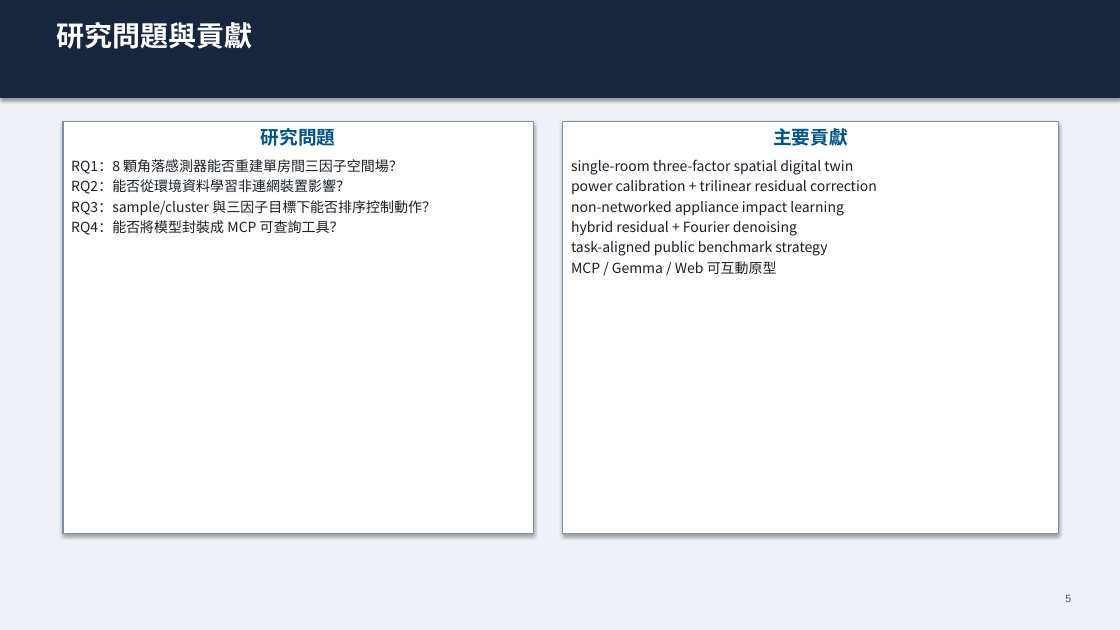
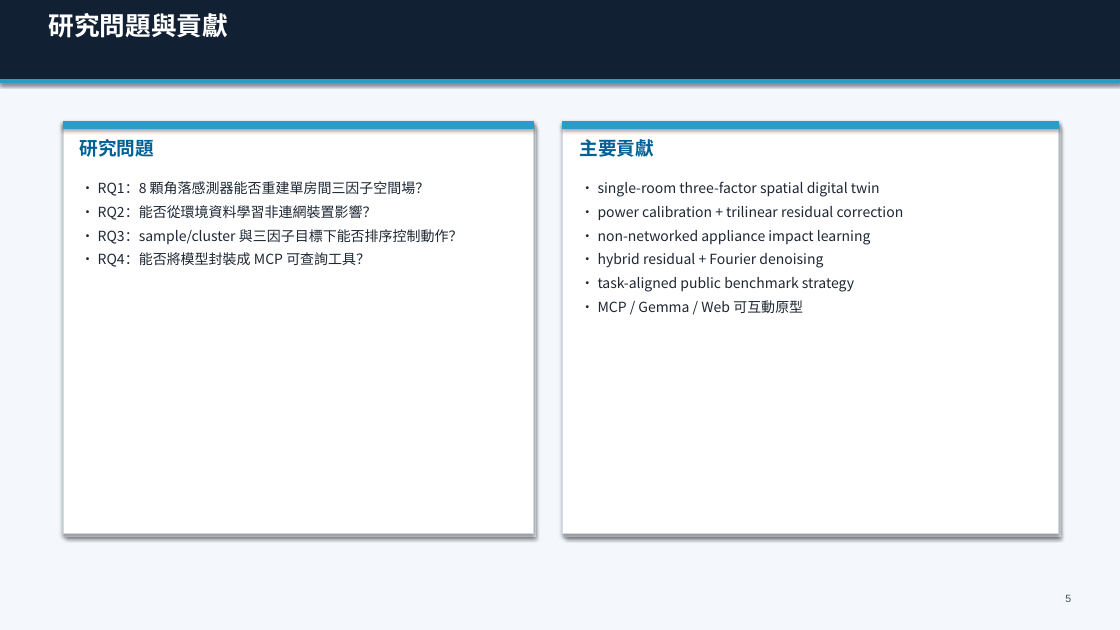
Before and after one commit to Yunitrish006006/A-Spatial-Digital-Twin-Prototype-for-Indoor-Spaces-with-Environmental-Factors, a slide deck: slide 5 of docs/papers/thesis/thesis_presentation_zh_30min.pptx. Drawn at 1120x630 pixels with LibreOffice and Linux fonts; fonts in the diff are those of the drawing. Boxes give left, top, right and bottom in pixels: in the first picture for what was removed or moved away, otherwise in the second. Text is boxed around its words. In the diff, an @@ line names an element or a change of style, - is before the commit and + after.

```diff
--- a/docs/papers/thesis/thesis_presentation_zh_30min.pptx
+++ b/docs/papers/thesis/thesis_presentation_zh_30min.pptx
@@ background #EEF2F7 to #F4F7FB @@
@@ rectangle: place and size @@
-rectangle at box(0, 0, 1120, 97)
+rectangle at box(0, 0, 1120, 82)
@@ rectangle at box(0, 0, 1120, 82): fill #17253D to #122033; outline #17253D 0.75 pt to #122033 0.75 pt @@
@@ text "研究問題與貢獻" at box(49, 13, 228, 38): size 24 to 22 pt @@
@@ rectangle added at box(0, 80, 1120, 82), fill #2D9BC8, outline #2D9BC8 0.75 pt @@
@@ rectangle added at box(63, 122, 534, 534), fill #FFFFFF, outline #D1DBE7 0.8 pt @@
@@ rectangle added at box(63, 122, 534, 129), fill #2D9BC8, outline #2D9BC8 0.75 pt @@
@@ rectangle added at box(66, 125, 536, 537), fill #E2E8F0, outline #E2E8F0 0.75 pt @@
@@ text added at box(80, 139, 154, 157), 16 pt, text #006194, bold @@
+研究問題
@@ rectangle added at box(563, 122, 1059, 534), fill #FFFFFF, outline #D1DBE7 0.8 pt @@
@@ rectangle added at box(563, 122, 1059, 129), fill #2D9BC8, outline #2D9BC8 0.75 pt @@
@@ rectangle added at box(565, 125, 1061, 537), fill #E2E8F0, outline #E2E8F0 0.75 pt @@
@@ text added at box(580, 139, 654, 157), 16 pt, text #006194, bold @@
+主要貢獻
@@ text "• RQ1：8 顆角落感測器能否重建單房間三因子空間場？": place and size @@
-text "• RQ1：8 顆角落感測器能否重建單房間三因子空間場？" at box(63, 122, 534, 534)
+text "• RQ1：8 顆角落感測器能否重建單房間三因子空間場？" at box(98, 181, 463, 267)
@@ text "• RQ1：8 顆角落感測器能否重建單房間三因子空間場？" at box(98, 181, 463, 267): fill #FFFFFF to none; outline #7C8FA5 1.2 pt to none; shadow off @@
@@ text "• single-room three-factor spatial digital ..." at box(598, 181, 904, 313): fill #FFFFFF to none; outline #7C8FA5 1.2 pt to none; shadow off @@
@@ text "• single-room three-factor spatial digital ...": place and size @@
-text "• single-room three-factor spatial digital ..." at box(563, 122, 1059, 534)
+text "• single-room three-factor spatial digital ..." at box(598, 181, 904, 313)
@@ text at box(98, 181, 463, 267): text changed; text colour #192028 to #1E2733 @@
-研究問題
-RQ1：8 顆角落感測器能否重建單房間三因子空間場？
-RQ2：能否從環境資料學習非連網裝置影響？
-RQ3：sample/cluster 與三因子目標下能否排序控制動作？
-RQ4：能否將模型封裝成 MCP 可查詢工具？
+• RQ1：8 顆角落感測器能否重建單房間三因子空間場？
+• RQ2：能否從環境資料學習非連網裝置影響？
+• RQ3：sample/cluster 與三因子目標下能否排序控制動作？
+• RQ4：能否將模型封裝成 MCP 可查詢工具？
@@ text at box(598, 181, 904, 313): text changed; text colour #192028 to #1E2733 @@
-主要貢獻
-single-room three-factor spatial digital twin
-power calibration + trilinear residual correction
-non-networked appliance impact learning
-hybrid residual + Fourier denoising
-task-aligned public benchmark strategy
-MCP / Gemma / Web 可互動原型
+• single-room three-factor spatial digital twin
+• power calibration + trilinear residual correction
+• non-networked appliance impact learning
+• hybrid residual + Fourier denoising
+• task-aligned public benchmark strategy
+• MCP / Gemma / Web 可互動原型
```
Also in this commit, not shown: 52 other slides changed, 2 other files.
